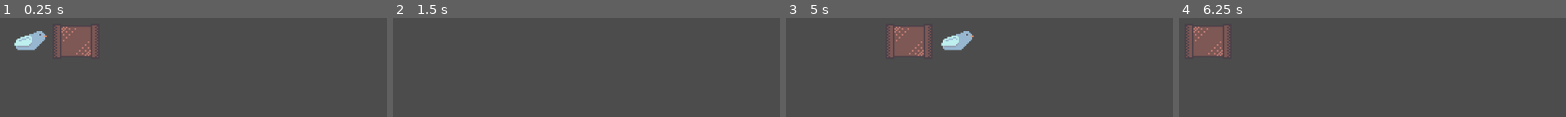
Above: before the commit, frames 1-4 (left to right).
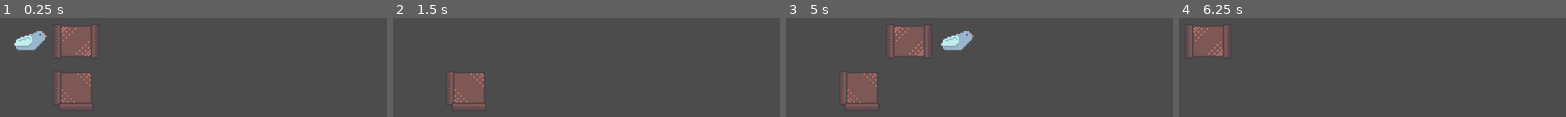
Above: after the commit, the same moments.

Repository: TaeKwonZeus/flow-godot
Game: Godot game, scene res://Scenes/Main.tscn
The game is run twice, just before and just after one commit, with the same random seed, the same clock (stepped at 60 frames per second) and the same inputs.
Inputs:
- Up to frame 1 (0.25 s): no input
- Up to frame 2 (1.5 s): tap Enter at 0.5 s; hold D (move_right) 0.53-1.28 s; tap Space at 1.25 s; hold S (move_down) from 1.28 s (still down)
- Up to frame 3 (5 s): tap Enter at 2, 3.5 s; release S (move_down) at 2.03 s; hold D (move_right) 2.03-2.78 s; tap Space at 2.75, 4.25 s; hold W (move_up) 2.78-3.53 s; hold A (move_left) from 3.53 s (still down)
- Up to frame 4 (6.25 s): release A (move_left) at 5.03 s; hold S (move_down) 5.03-5.78 s; hold D (move_right) from 5.78 s (still down)

The runs differ from the first frame. In frame 1, 3.0% of the frame differs, in the area x 14-24%, y 54-93%; in frame 2, 3.0%; in frame 3, 3.0%; in frame 4, nothing differs.

Commit message:
added a corner block

Diff:
--- /dev/null
+++ b/src/Prefabs/Pipes/Corner.tscn
@@ -0,0 +1,12 @@
+[gd_scene load_steps=3 format=2]
+
+[ext_resource path="res://Scripts/Grid/Blocks/block.gd" type="Script" id=1]
+[ext_resource path="res://Sprites/Pipes/Corner/CornerEmpty.png" type="Texture" id=2]
+
+[node name="Corner" type="Node2D"]
+script = ExtResource( 1 )
+
+[node name="Sprite" type="Sprite" parent="."]
+texture = ExtResource( 2 )
+
+[node name="Tween" type="Tween" parent="."]
--- a/src/Scenes/Main.tscn
+++ b/src/Scenes/Main.tscn
@@ -1,8 +1,9 @@
-[gd_scene load_steps=4 format=2]
+[gd_scene load_steps=5 format=2]
 
 [ext_resource path="res://Scripts/Grid/game_grid.gd" type="Script" id=1]
 [ext_resource path="res://Prefabs/Player.tscn" type="PackedScene" id=2]
 [ext_resource path="res://Prefabs/Pipes/Straight.tscn" type="PackedScene" id=3]
+[ext_resource path="res://Prefabs/Pipes/Corner.tscn" type="PackedScene" id=4]
 
 [node name="Main" type="Node2D"]
 
@@ -14,6 +15,9 @@
 [node name="Straight" parent="GameGrid" instance=ExtResource( 3 )]
 position = Vector2( 32, 0 )
 
+[node name="Corner" parent="GameGrid" instance=ExtResource( 4 )]
+position = Vector2( 32, 32 )
+
 [node name="Camera2D" type="Camera2D" parent="."]
 current = true
 zoom = Vector2( 0.5, 0.5 )
